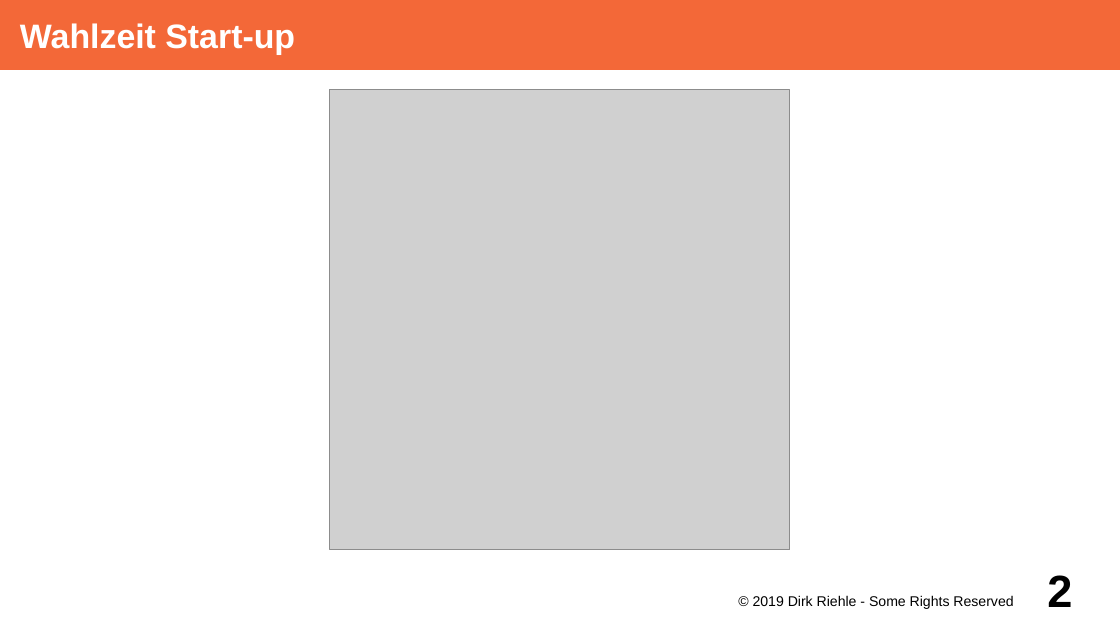
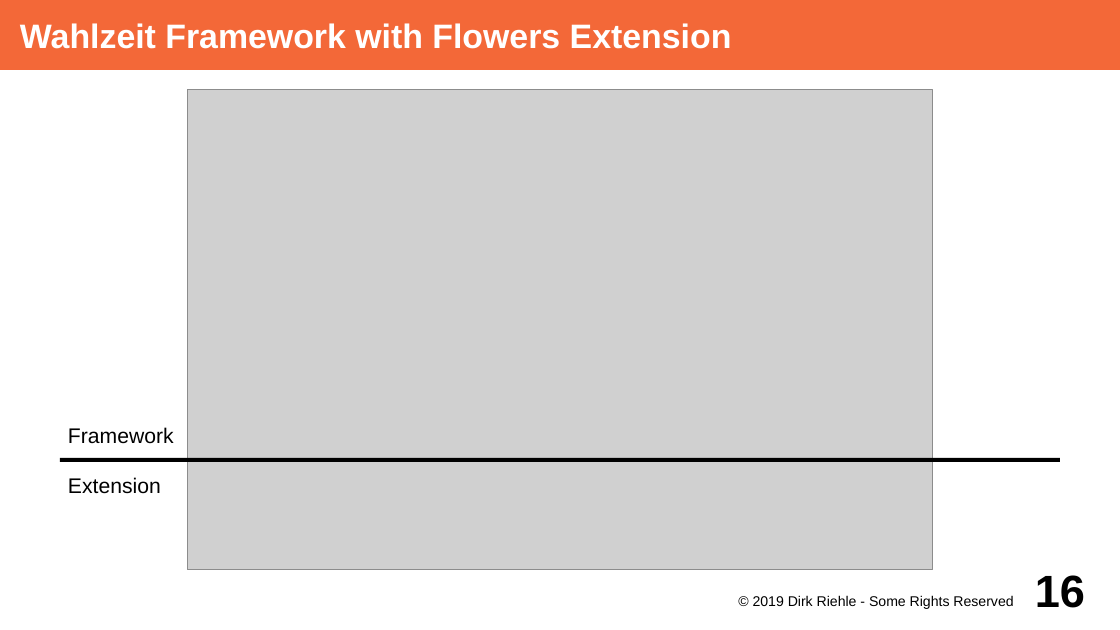
Before and after one commit to dirkriehle/adap-course, a slide deck: slide 16 of Lecture Slides/ADAP C12 - Object-oriented Frameworks.odp (slide 2 before the commit). Drawn at 1120x630 pixels with LibreOffice and Linux fonts; fonts in the diff are those of the drawing; grey boxes stand for pictures. Boxes give left, top, right and bottom in pixels: in the first picture for what was removed or moved away, otherwise in the second. Text is boxed around its words. In the diff, an @@ line names an element or a change of style, - is before the commit and + after.

Commit message:
Some progress on final slide deck re: object oriented frameworks

```diff
--- a/Lecture Slides/ADAP C12 - Object-oriented Frameworks.odp
+++ b/Lecture Slides/ADAP C12 - Object-oriented Frameworks.odp
@@ title at <box>20,23,732,49</box>: text changed @@
-Wahlzeit Start-up
+Wahlzeit Framework with Flowers Extension
@@ picture: place and size @@
-picture at <box>330,90,791,551</box>
+picture at <box>187,90,933,570</box>
@@ line added at <box>60,460,1060,460</box>, outline #000000 2.83 pt, 15 pt, text #000000 @@
+Framework
+Extension
@@ page number at <box>1035,575,1085,608</box>: text changed @@
-2
+16
```
Also in this commit, not shown: 6 other slides changed, 8 slides added, 1 slide removed, 1 other file.
